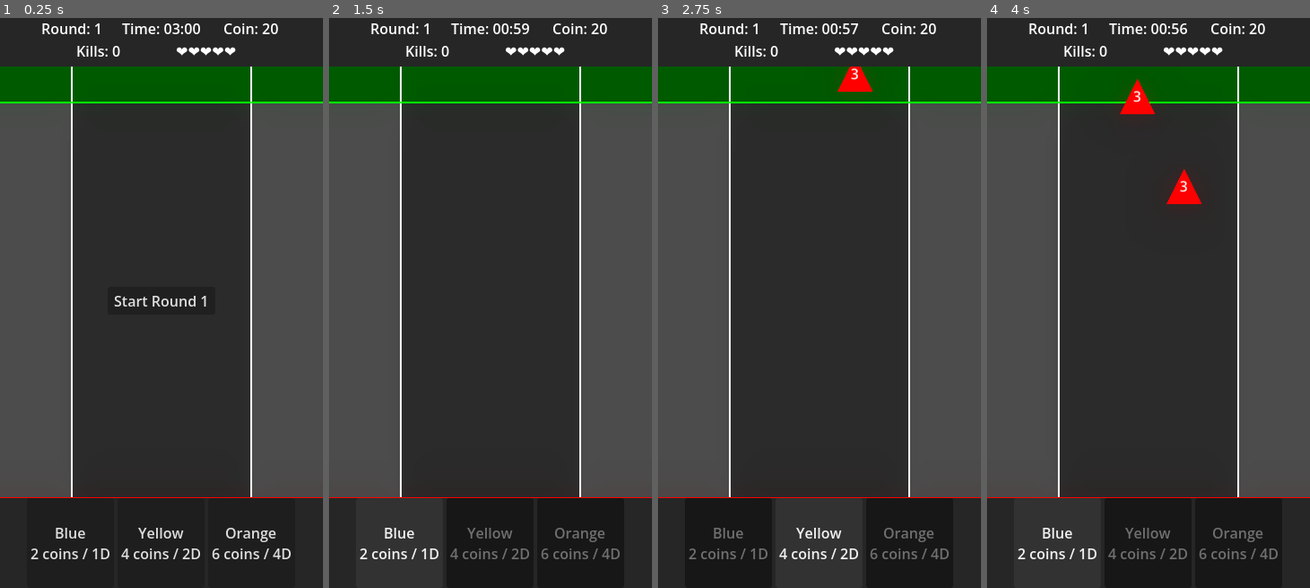
Above: before the commit, frames 1-4 (left to right).
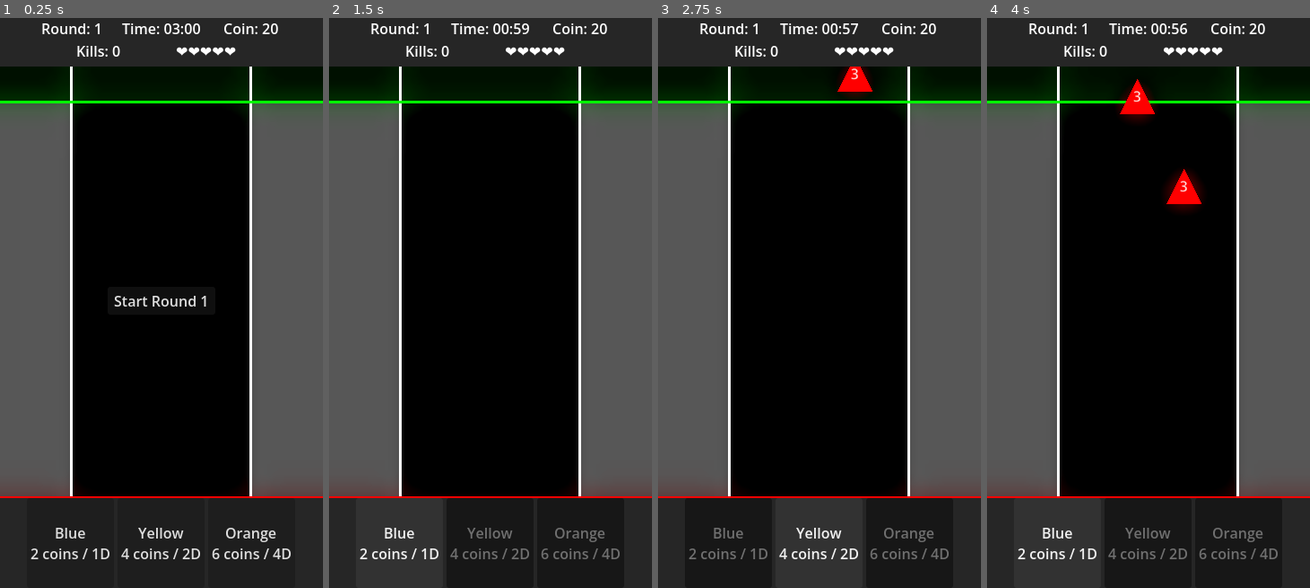
Above: after the commit, the same moments.

Repository: kw900628-dot/defense-game
Game: Godot game, scene res://main_game.tscn
The game is run twice, just before and just after one commit, with the same random seed, the same clock (stepped at 60 frames per second) and the same inputs.
Inputs:
- Up to frame 1 (0.25 s): no input
- Up to frame 2 (1.5 s): click "Start Round 1" at 0.5 s; click "Blue 2 coins / 1D" at 1.25 s
- Up to frame 3 (2.75 s): click "Yellow 4 coins / 2D" at 2 s
- Up to frame 4 (4 s): click "Orange 6 coins / 4D" at 2.75 s; click "Blue 2 coins / 1D" at 3.5 s

The runs differ from the first frame. In frame 1, 43% of the frame differs, in the area x 0-100%, y 8-85%; in frame 2, 44%; in frame 3, 44%; in frame 4, 44%.

Commit message:
네온 효과

Diff:
--- a/default_env.tres
+++ b/default_env.tres
@@ -5,15 +5,15 @@
 glow_enabled = true
 glow_levels/1 = 1.0
 glow_levels/2 = 1.0
-glow_levels/3 = 0.6
-glow_levels/4 = 0.2
+glow_levels/3 = 1.0
+glow_levels/4 = 0.5
 glow_levels/5 = 0.0
-glow_intensity = 0.8
-glow_strength = 0.9
-glow_bloom = 0.2
-glow_blend_mode = 1
-glow_hdr_threshold = 0.8
+glow_intensity = 1.2
+glow_strength = 1.1
+glow_bloom = 0.5
+glow_blend_mode = 0
+glow_hdr_threshold = 0.5
 adjustment_enabled = true
-adjustment_brightness = 1.0
-adjustment_contrast = 1.2
-adjustment_saturation = 1.3
+adjustment_brightness = 0.9
+adjustment_contrast = 1.3
+adjustment_saturation = 1.5
--- a/main_game.gd
+++ b/main_game.gd
@@ -238,27 +238,27 @@
 func _draw():
 	var viewport_height = get_viewport_rect().size.y
 
-	# 0. 배경 색상 채우기
-	# 상단 스폰 구역 (어두운 녹색 배경)
-	draw_rect(Rect2(0, 0, screen_width, SPAWN_ZONE_Y), Color(0.1, 0.3, 0.1))
-
-	# 하단 게임오버 구역 (어두운 빨간색 배경)
-	draw_rect(Rect2(0, game_over_y, screen_width, viewport_height - game_over_y), Color(0.3, 0.1, 0.1))
-
-	# 중앙 적 이동 구역 (약간 더 밝은 회색 배경)
+	# 0. 배경 색상 채우기 (더 어둡게 변경하여 입체감 UP)
+	# 상단 스폰 구역 (아주 어두운 녹색)
+	draw_rect(Rect2(0, 0, screen_width, SPAWN_ZONE_Y), Color(0.02, 0.1, 0.02))
+
+	# 하단 게임오버 구역 (아주 어두운 빨간색)
+	draw_rect(Rect2(0, game_over_y, screen_width, viewport_height - game_over_y), Color(0.1, 0.02, 0.02))
+
+	# 중앙 적 이동 구역 (거의 검은색)
 	var enemy_zone_width = screen_width - (TOWER_ZONE_WIDTH * 2)
 	var enemy_zone_height = game_over_y - SPAWN_ZONE_Y
-	draw_rect(Rect2(TOWER_ZONE_WIDTH, SPAWN_ZONE_Y, enemy_zone_width, enemy_zone_height), Color(0.2, 0.2, 0.2))
-
-	# 1. 세로 구분선 (타워 구역 vs 적 구역)
-	draw_line(Vector2(TOWER_ZONE_WIDTH, 0), Vector2(TOWER_ZONE_WIDTH, viewport_height), Color.WHITE, 2.0)
-	draw_line(Vector2(screen_width - TOWER_ZONE_WIDTH, 0), Vector2(screen_width - TOWER_ZONE_WIDTH, viewport_height), Color.WHITE, 2.0)
-
-	# 2. 가로 구분선 (스폰 구역, 게임오버 구역)
-	# 상단 스폰 한계선 (녹색)
-	draw_line(Vector2(0, SPAWN_ZONE_Y), Vector2(screen_width, SPAWN_ZONE_Y), Color.GREEN, 2.0)
-	# 하단 게임오버 선 (빨간색)
-	draw_line(Vector2(0, game_over_y), Vector2(screen_width, game_over_y), Color.RED, 2.0)
+	draw_rect(Rect2(TOWER_ZONE_WIDTH, SPAWN_ZONE_Y, enemy_zone_width, enemy_zone_height), Color(0.05, 0.05, 0.05))
+
+	# 1. 세로 구분선 (타워 구역 vs 적 구역) - 네온 효과 (HDR Color)
+	draw_line(Vector2(TOWER_ZONE_WIDTH, 0), Vector2(TOWER_ZONE_WIDTH, viewport_height), Color(2.0, 2.0, 2.0), 3.0)
+	draw_line(Vector2(screen_width - TOWER_ZONE_WIDTH, 0), Vector2(screen_width - TOWER_ZONE_WIDTH, viewport_height), Color(2.0, 2.0, 2.0), 3.0)
+
+	# 2. 가로 구분선 (스폰 구역, 게임오버 구역) - 네온 효과
+	# 상단 스폰 한계선 (형광 녹색)
+	draw_line(Vector2(0, SPAWN_ZONE_Y), Vector2(screen_width, SPAWN_ZONE_Y), Color(0.0, 3.0, 0.0), 3.0)
+	# 하단 게임오버 선 (형광 빨간색)
+	draw_line(Vector2(0, game_over_y), Vector2(screen_width, game_over_y), Color(3.0, 0.0, 0.0), 3.0)
 
 func try_place_tower(mouse_pos):
 	# 1. 격자 좌표 계산 (마우스 위치를 GRID_SIZE로 나눈 몫)
